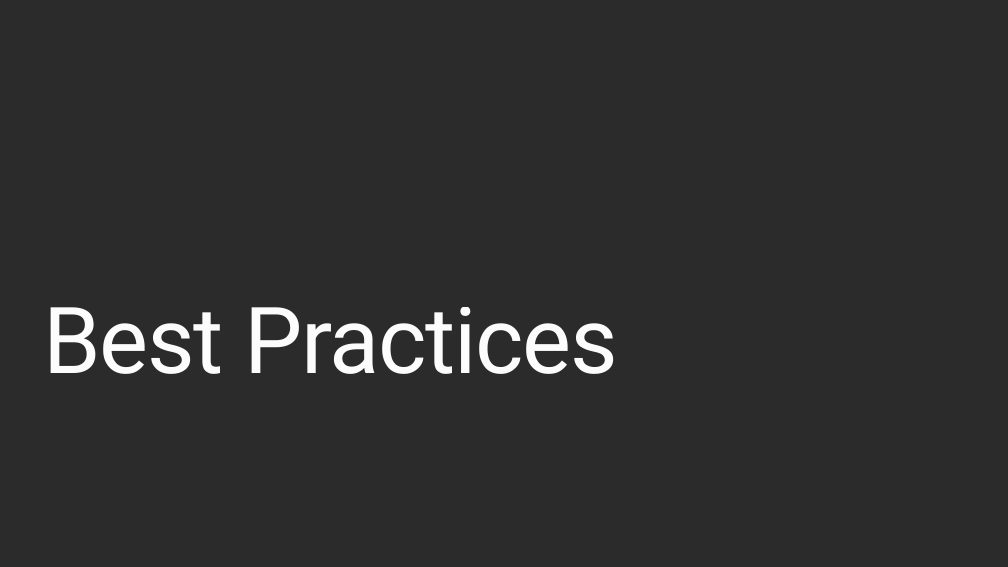
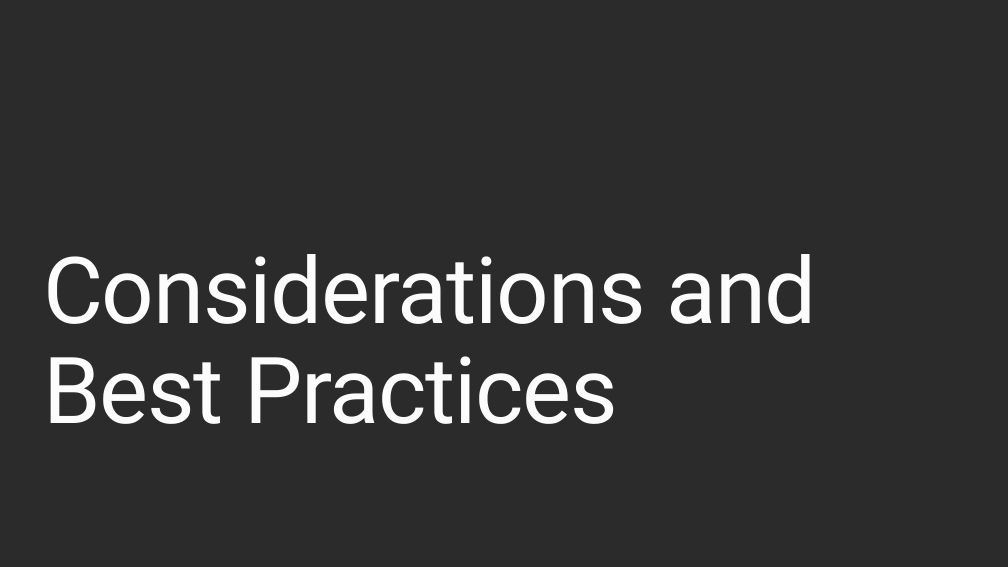
Before and after one commit to tanleittl/PRESENTATION-SQLDatabaseMigration, a slide deck: slide 18 of SQLDatabaseMigration.pptx (slide 19 before the commit). Drawn at 1008x567 pixels with LibreOffice and Linux fonts; fonts in the diff are those of the drawing; background and template pictures are left out; a plain dark background stands for a picture behind light text. Boxes give left, top, right and bottom in pixels: in the first picture for what was removed or moved away, otherwise in the second. Text is boxed around its words. In the diff, an @@ line names an element or a change of style, - is before the commit and + after.

```diff
--- a/SQLDatabaseMigration.pptx
+++ b/SQLDatabaseMigration.pptx
@@ text at box(43, 254, 817, 424): text changed @@
-Best Practices
+Considerations and Best Practices
```
Also in this commit, not shown: 6 other slides changed, 5 slides added, 6 slides removed.
